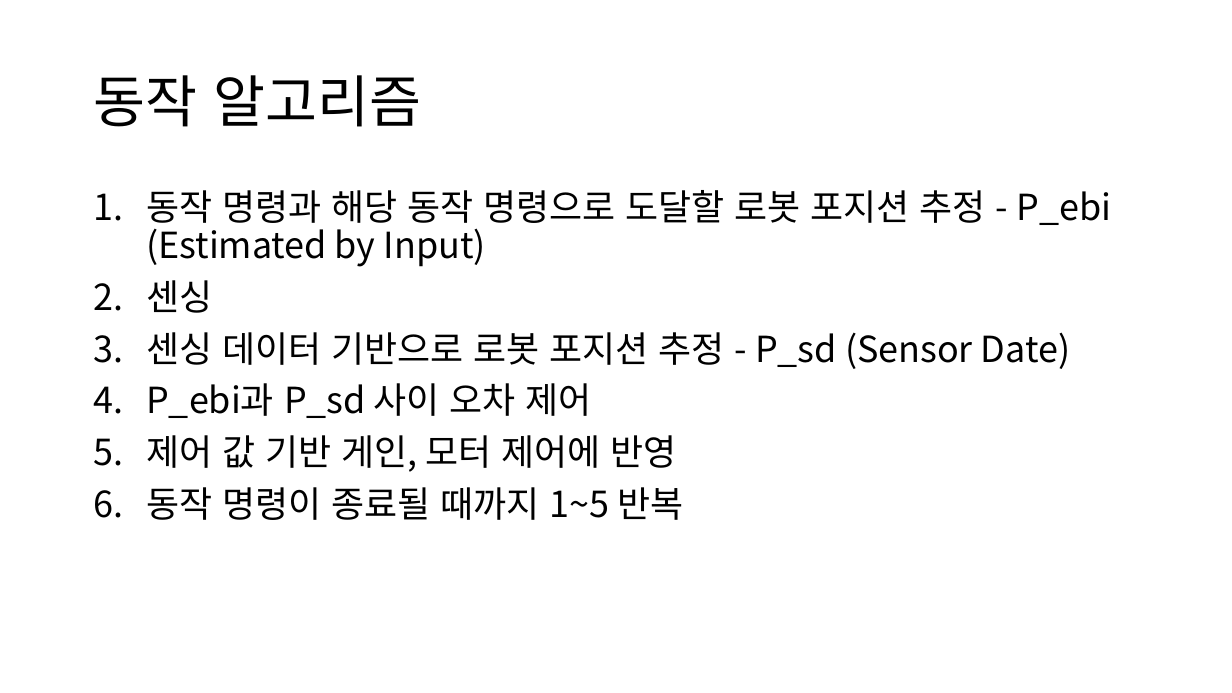
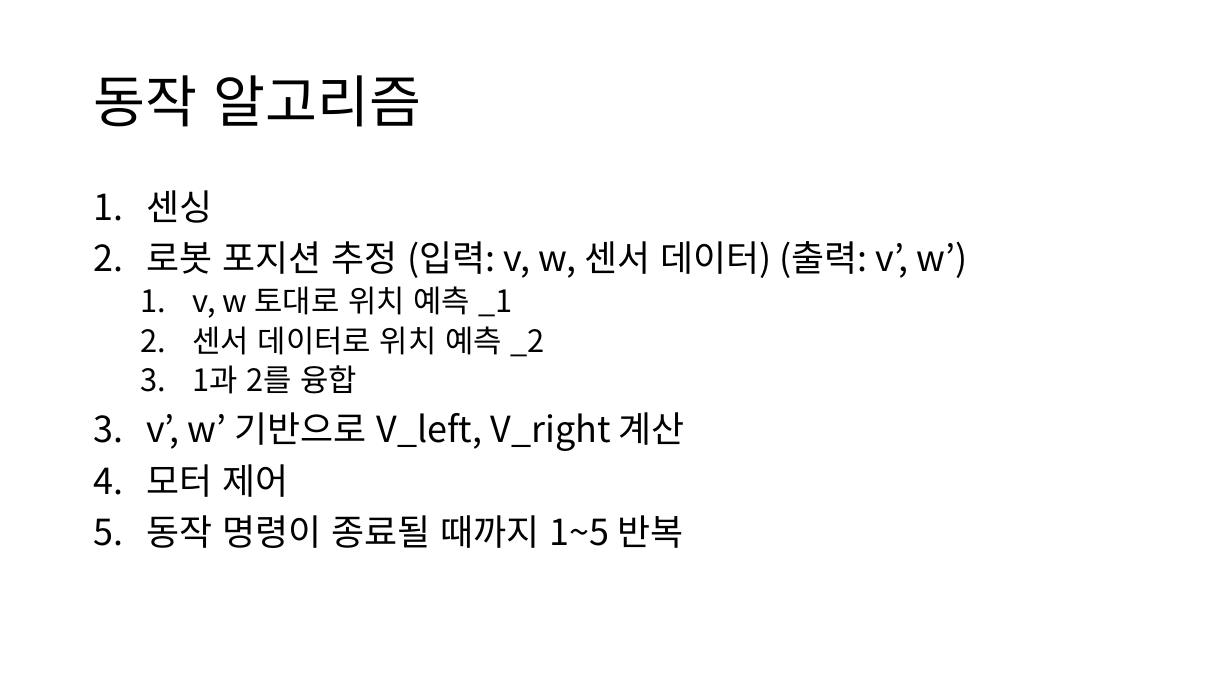
Before and after one commit to nodang/micromouse_hara, a slide deck: slide 15 of hara_instruction.pptx. Drawn at 1232x693 pixels with LibreOffice and Linux fonts; fonts in the diff are those of the drawing. Boxes give left, top, right and bottom in pixels: in the first picture for what was removed or moved away, otherwise in the second. Text is boxed around its words. In the diff, an @@ line names an element or a change of style, - is before the commit and + after.

```diff
--- a/hara_instruction.pptx
+++ b/hara_instruction.pptx
@@ text at (x1=146, y1=190, x2=1111, y2=267): paragraph removed @@
-1. 동작 명령과 해당 동작 명령으로 도달할 로봇 포지션 추정 - P_ebi (Estimated by Input)
@@ text at (x1=146, y1=241, x2=968, y2=497): text changed @@
-3. 센싱 데이터 기반으로 로봇 포지션 추정 - P_sd (Sensor Date)
-4. P_ebi과 P_sd 사이 오차 제어
-5. 제어 값 기반 게인, 모터 제어에 반영
+2. 로봇 포지션 추정 (입력: v, w, 센서 데이터) (출력: v’, w’)
+  1. v, w 토대로 위치 예측 _1
+  2. 센서 데이터로 위치 예측 _2
+  3. 1과 2를 융합
+3. v’, w’ 기반으로 V_left, V_right 계산
+4. 모터 제어
```
Also in this commit, not shown: 3 other files.
